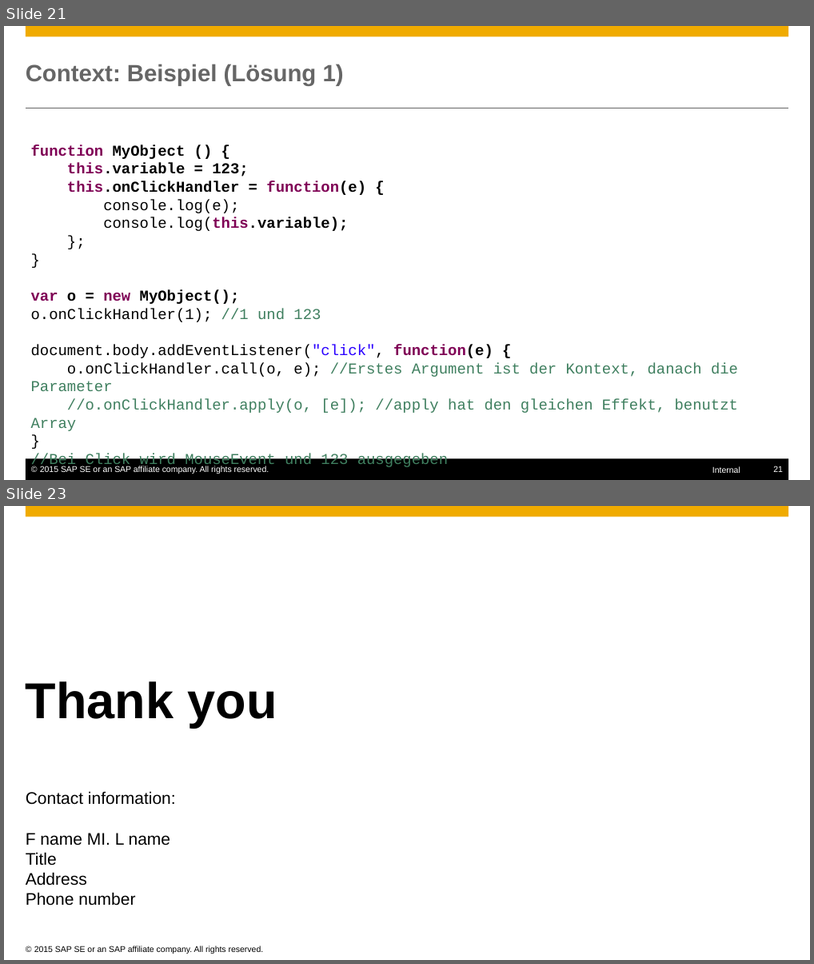
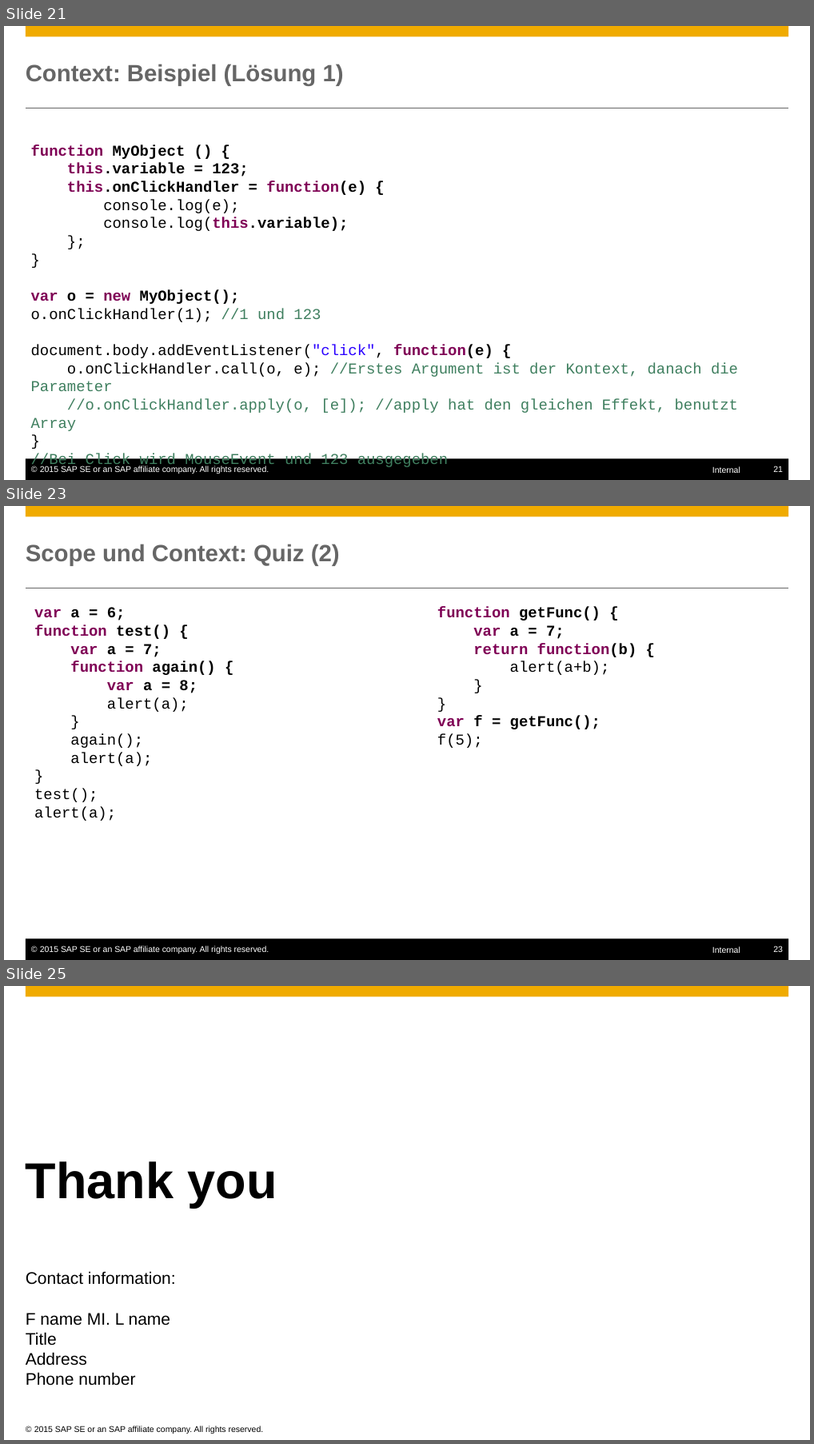
Before and after one commit to ofrendo/JSCrossCourse, a slide deck: OllisTeile.pptx. Shown one above the other, each under a label of ours: slides 21 and 23 before the commit, slides 21, 23 and 25 after it; the slides between them are not shown. The pictures are 814x964 and 814x1444 pixels, drawn with LibreOffice and Linux fonts; fonts in the diff are those of the drawing; background and template pictures are left out. Boxes give left, top, right and bottom in pixels: in the first picture for what was removed or moved away, otherwise in the second. Text is boxed around its words. In the diff, an @@ line names an element or a change of style, - is before the commit and + after.

```diff
--- a/OllisTeile.pptx
+++ b/OllisTeile.pptx
@@ slide 23 added at (4, 506, 810, 960), background #FFFFFF; not listed: 6 template elements that a slide beside it also shows @@
@@ title added at (26, 544, 340, 566), 28 pt, text #666666, bold @@
+Scope und Context: Quiz (2)
@@ text added at (34, 607, 215, 820), 18 pt, text #000000, bold @@
+var a = 6;
+function test() {
+var a = 7;
+function again() {
+var a = 8;
+alert(a);
+}
+again();
+alert(a);
+}
+test();
+alert(a);
@@ text added at (438, 607, 638, 748), 18 pt, text #000000, bold @@
+function getFunc() {
+var a = 7;
+return function(b) {
+alert(a+b);
+}
+}
+var f = getFunc();
+f(5);
@@ what was slide 23 is now slide 25 @@
```
Also in this commit, not shown: 2 slides changed, 2 other slides added, 1 slide removed.
